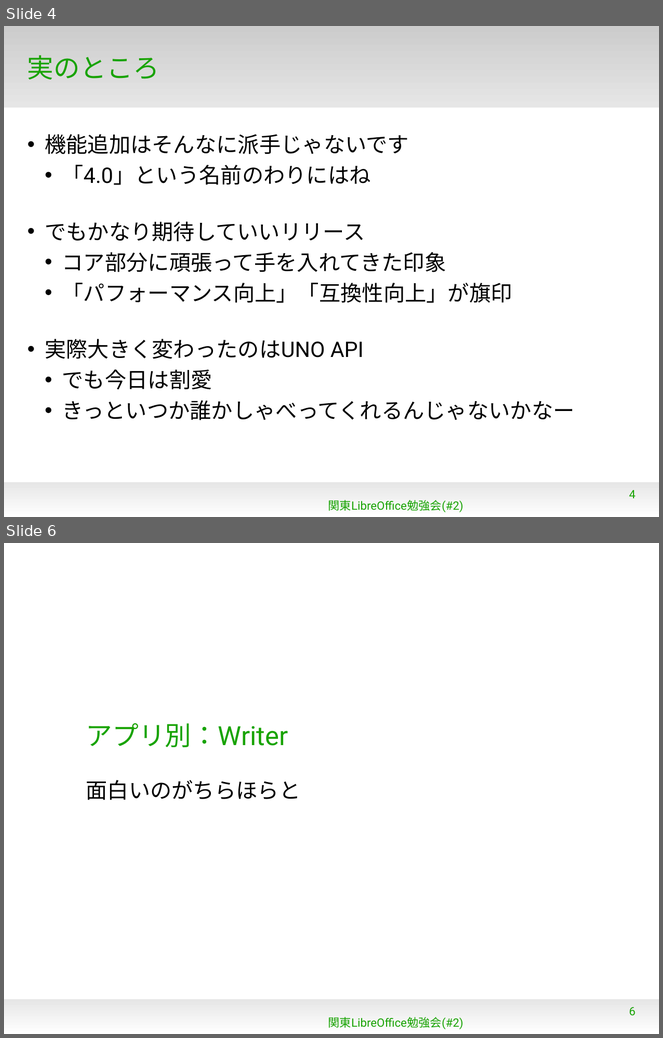
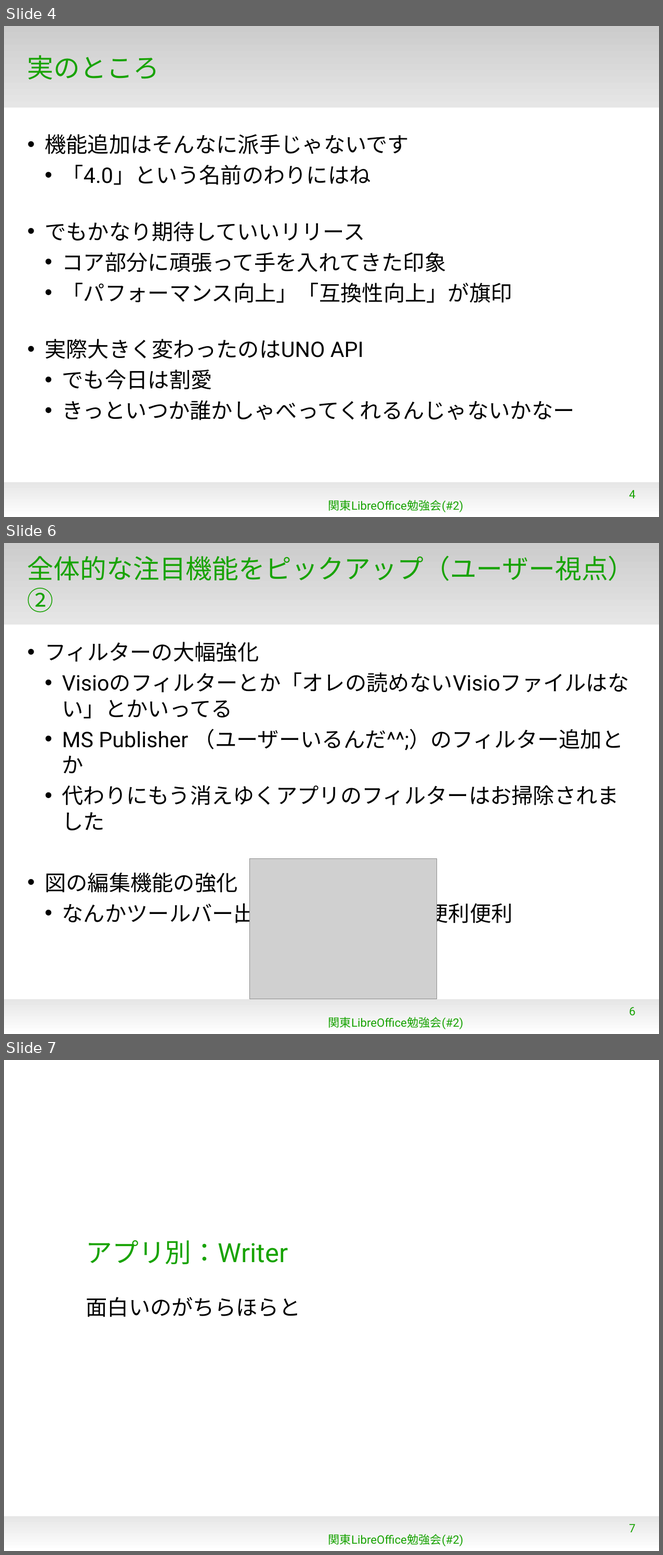
Before and after one commit to naruoga/KantoLibreOffice, a slide deck: Jan2013/WhatsNew4-0.odp. Shown one above the other, each under a label of ours: slides 4 and 6 before the commit, slides 4, 6 and 7 after it; the slides between them are not shown. The pictures are 663x1038 and 663x1555 pixels, drawn with LibreOffice and Linux fonts; fonts in the diff are those of the drawing; grey boxes stand for pictures; background and template pictures are left out. Boxes give left, top, right and bottom in pixels: in the first picture for what was removed or moved away, otherwise in the second. Text is boxed around its words. In the diff, an @@ line names an element or a change of style, - is before the commit and + after.

```diff
--- a/Jan2013/WhatsNew4-0.odp
+++ b/Jan2013/WhatsNew4-0.odp
@@ slide 6 added at (4, 543, 659, 1034), background #FFFFFF; not listed: 2 template elements that a slide beside it also shows @@
@@ title added at (27, 555, 635, 613), 32 pt, text #18A303 @@
+全体的な注目機能をピックアップ（ユーザー視点）②
@@ text added at (45, 642, 630, 927), 26 pt, text #000000 @@
+• フィルターの大幅強化
+  • Visioのフィルターとか「オレの読めないVisioファイルはない」とかいってる
+  • MS Publisher （ユーザーいるんだ^^;）のフィルター追加とか
+  • 代わりにもう消えゆくアプリのフィルターはお掃除されました
+• 図の編集機能の強化
+  • なんかツールバー出るようになった。便利便利
@@ picture added at (249, 859, 437, 999) @@
@@ page number added at (629, 1007, 635, 1016), 14 pt, text #18A303 @@
+6
@@ text added at (328, 1017, 464, 1030), 14 pt, text #18A303 @@
+関東LibreOffice勉強会(#2)
@@ what was slide 6 is now slide 7 @@
@@ page number at (629, 1524, 635, 1533): text changed @@
-6
+7
```
Also in this commit, not shown: 3 slides changed, 2 other slides added.
